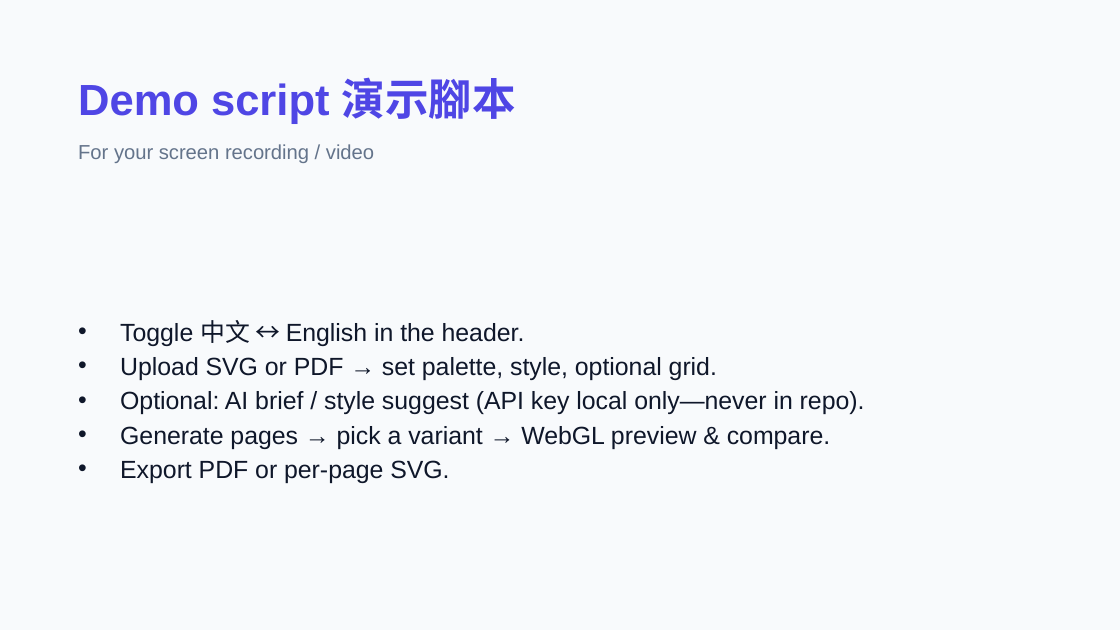
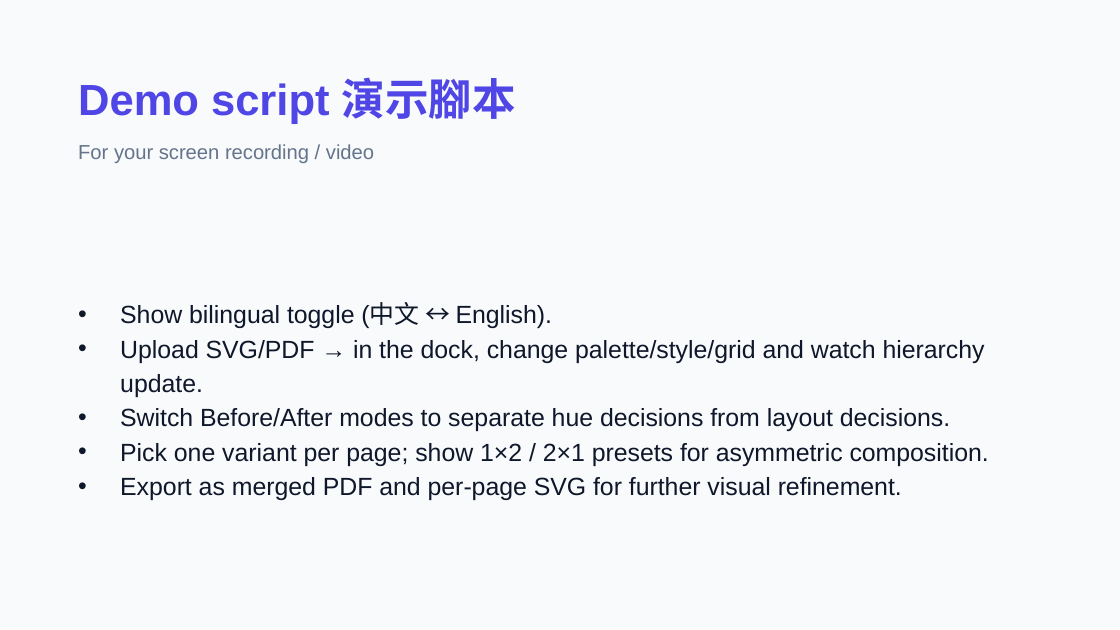
Before and after one commit to macaumonsoon/Portfolio-ReStyle-AI, a slide deck: slide 7 of presentation/Portfolio-ReStyle-AI-Design-Deck.pptx. Drawn at 1120x630 pixels with LibreOffice and Linux fonts; fonts in the diff are those of the drawing. Boxes give left, top, right and bottom in pixels: in the first picture for what was removed or moved away, otherwise in the second. Text is boxed around its words. In the diff, an @@ line names an element or a change of style, - is before the commit and + after.

```diff
--- a/presentation/Portfolio-ReStyle-AI-Design-Deck.pptx
+++ b/presentation/Portfolio-ReStyle-AI-Design-Deck.pptx
@@ text at <box>120,303,989,500</box>: text changed @@
-• Toggle 中文 ↔ English in the header.
-• Upload SVG or PDF → set palette, style, optional grid.
-• Optional: AI brief / style suggest (API key local only—never in repo).
-• Generate pages → pick a variant → WebGL preview & compare.
-• Export PDF or per-page SVG.
+• Show bilingual toggle (中文 ↔ English).
+• Upload SVG/PDF → in the dock, change palette/style/grid and watch hierarchy update.
+• Switch Before/After modes to separate hue decisions from layout decisions.
+• Pick one variant per page; show 1×2 / 2×1 presets for asymmetric composition.
+• Export as merged PDF and per-page SVG for further visual refinement.
```
Also in this commit, not shown: 5 other slides changed, 1 other file.
